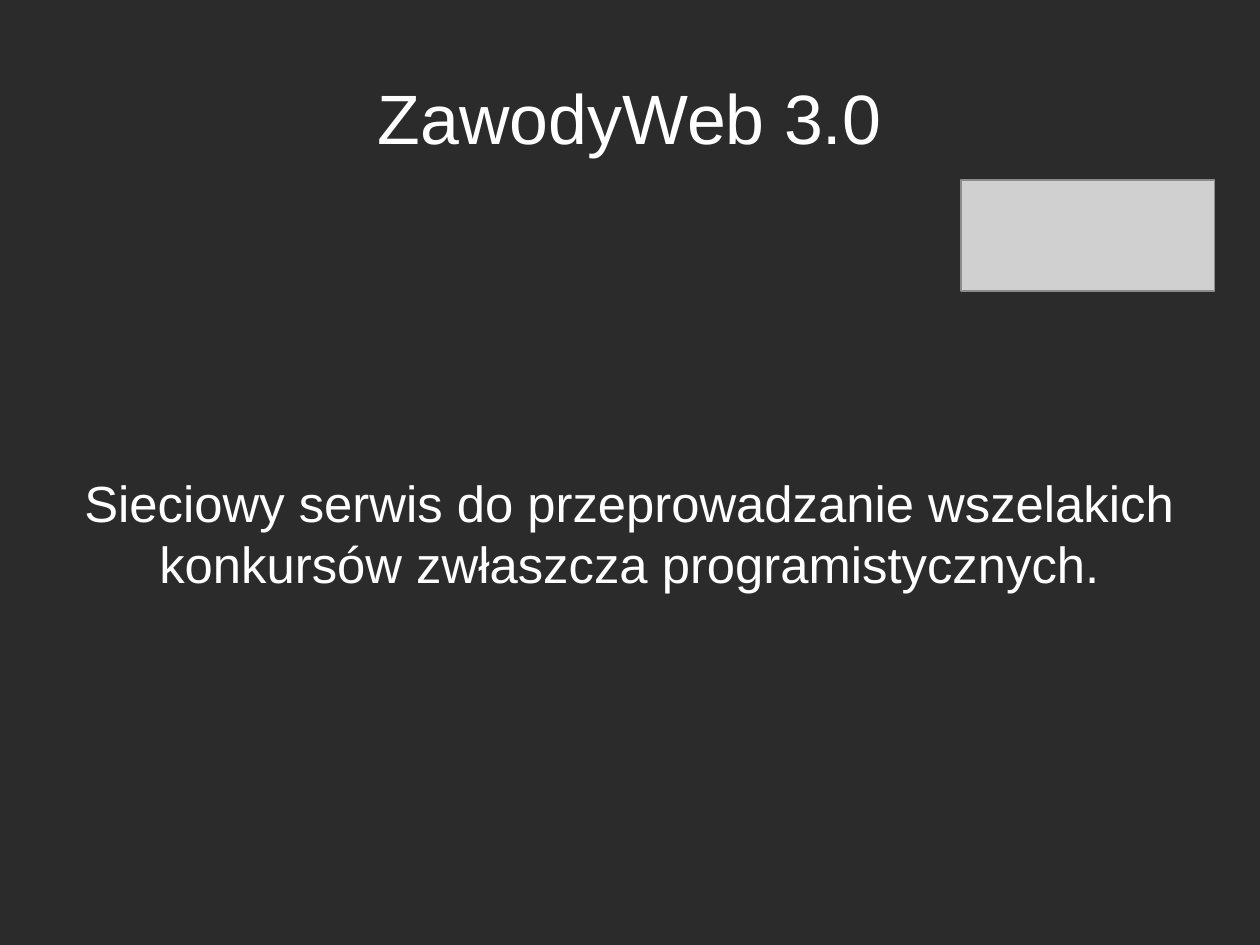
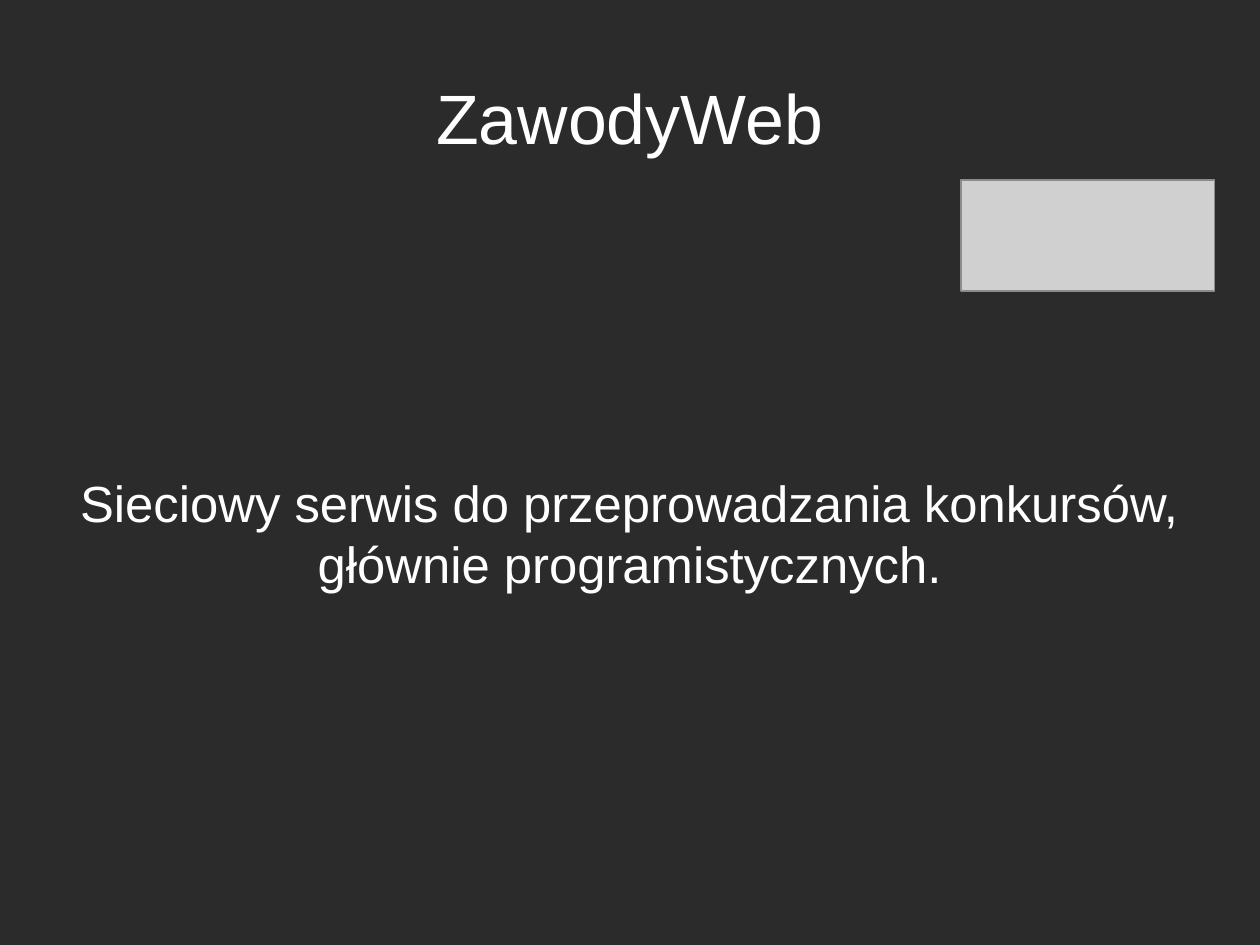
Before and after one commit to faramir/ZawodyWeb, a slide deck: slide 1 of res/prezentacja.odp. Drawn at 1260x945 pixels with LibreOffice and Linux fonts; fonts in the diff are those of the drawing; grey boxes stand for pictures; background and template pictures are left out; a plain dark background stands for a picture behind light text. Boxes give left, top, right and bottom in pixels: in the first picture for what was removed or moved away, otherwise in the second. Text is boxed around its words. In the diff, an @@ line names an element or a change of style, - is before the commit and + after.

```diff
--- a/res/prezentacja.odp
+++ b/res/prezentacja.odp
@@ title at <box>436,93,823,157</box>: text changed @@
-ZawodyWeb 3.0
+ZawodyWeb
@@ subtitle at <box>80,484,1178,594</box>: text changed @@
-Sieciowy serwis do przeprowadzanie wszelakich konkursów zwłaszcza programistycznych.
+Sieciowy serwis do przeprowadzania konkursów, głównie programistycznych.
```
Also in this commit, not shown: 4 other slides changed, 1 slide added, 1 slide removed, 1 other file.
